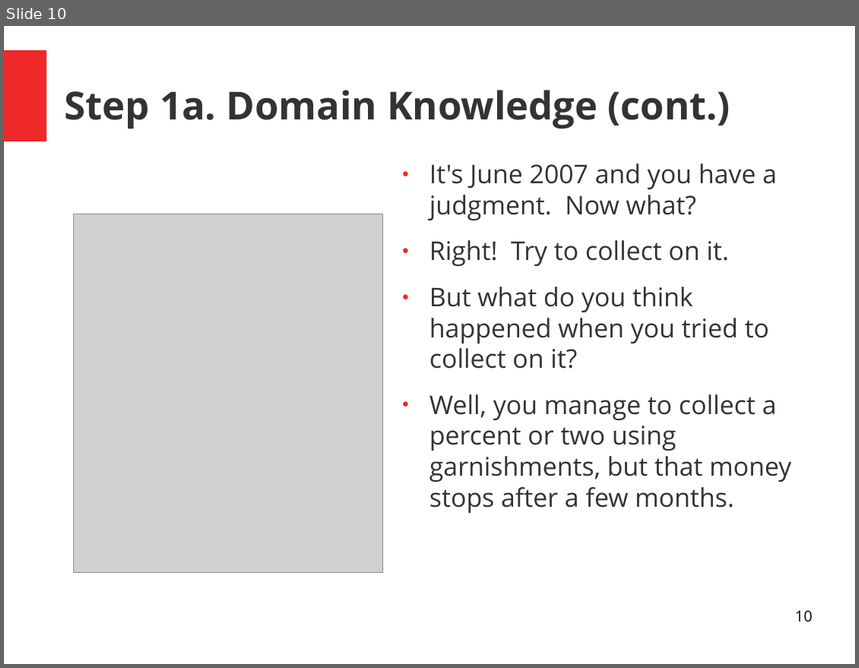
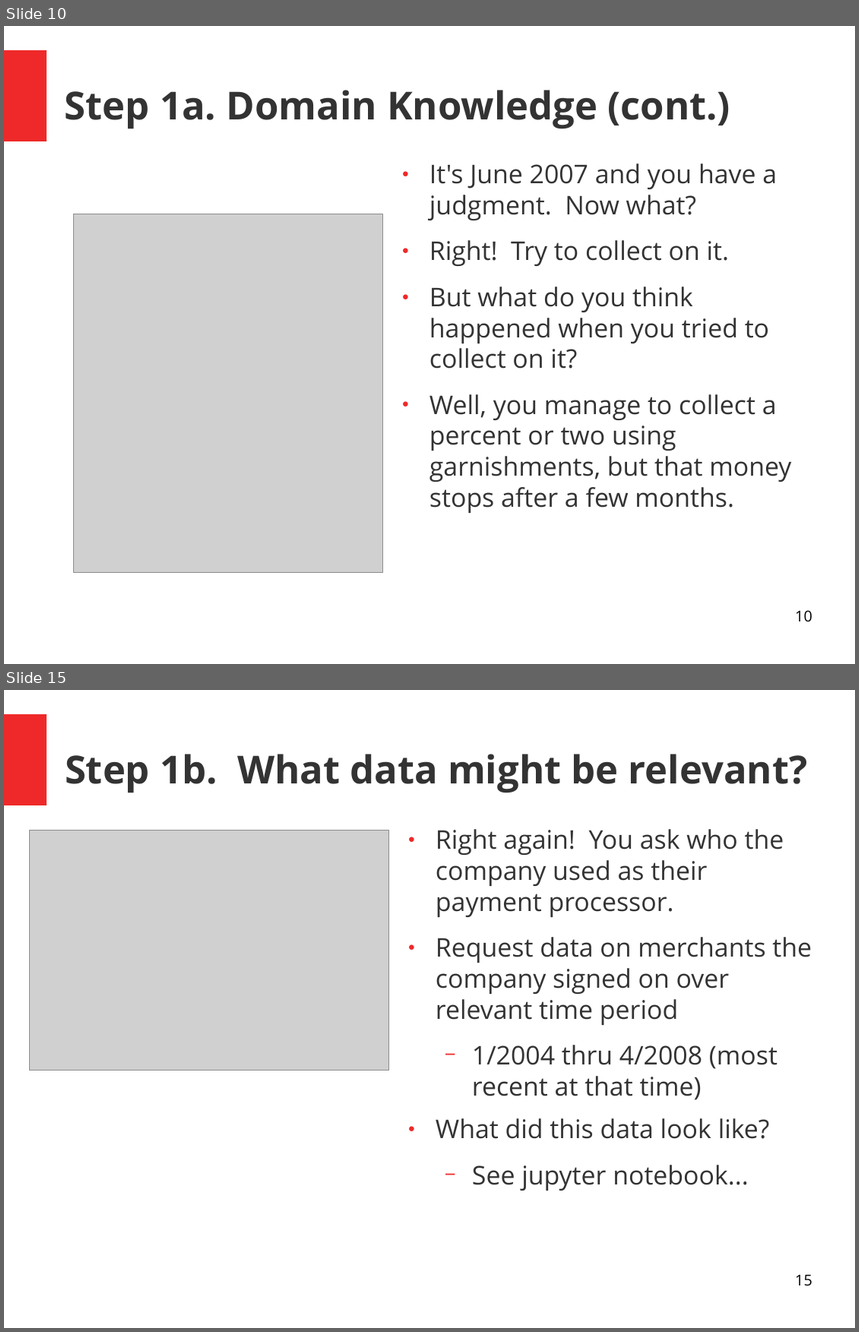
Before and after one commit to MichaelSzczepaniak/FraudulentConveyance, a slide deck: slides/Fraud Presenation.odp. Shown one above the other, each under a label of ours: slide 10 before the commit, slides 10 and 15 after it; the slides between them are not shown. The pictures are 859x668 and 859x1332 pixels, drawn with LibreOffice and Linux fonts; fonts in the diff are those of the drawing; grey boxes stand for pictures. Boxes give left, top, right and bottom in pixels: in the first picture for what was removed or moved away, otherwise in the second. Text is boxed around its words. In the diff, an @@ line names an element or a change of style, - is before the commit and + after.

Commit message:
add content thru s15 request for merchant data

```diff
--- a/slides/Fraud Presenation.odp
+++ b/slides/Fraud Presenation.odp
@@ slide 15 added at [4, 690, 855, 1328], background #FFFFFF; not listed: 1 template element that a slide beside it also shows @@
@@ title added at [65, 754, 808, 793], 36 pt, text #333333, bold @@
+Step 1b. What data might be relevant?
@@ picture added at [30, 831, 389, 1071] @@
@@ text added at [436, 829, 812, 1191], 24 pt, text #333333 @@
+● Right again! You ask who the company used as their payment processor.
+● Request data on merchants the company signed on over relevant time period
+  − 1/2004 thru 4/2008 (most recent at that time)
+● What did this data look like?
+  − See jupyter notebook...
@@ page number added at [795, 1275, 813, 1287], 14 pt, text #000000 @@
+15
```
Also in this commit, not shown: 4 other slides added, 1 slide removed.
